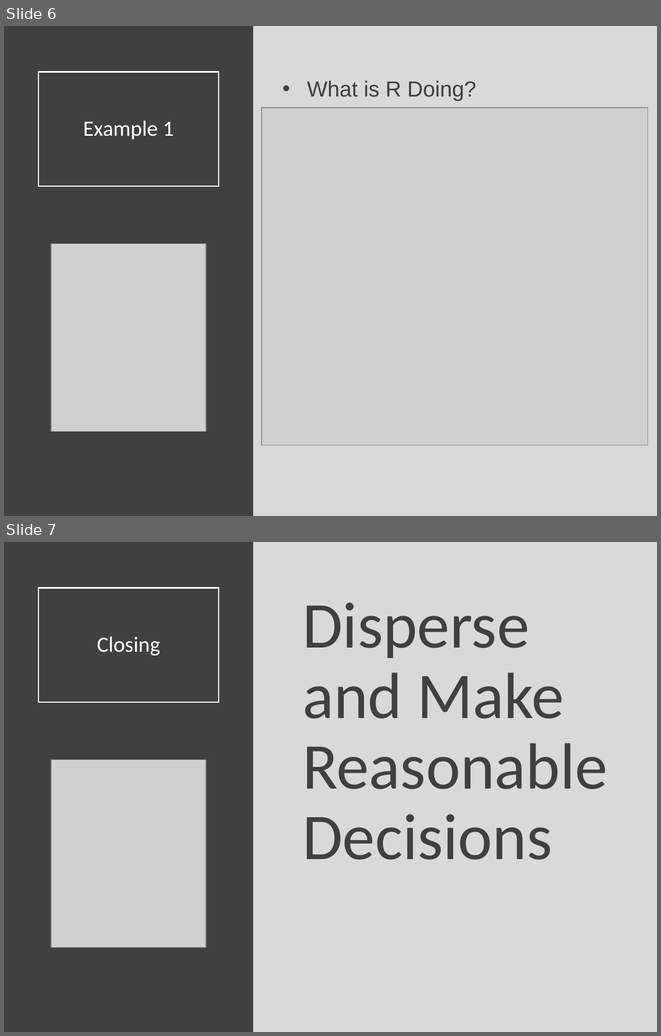
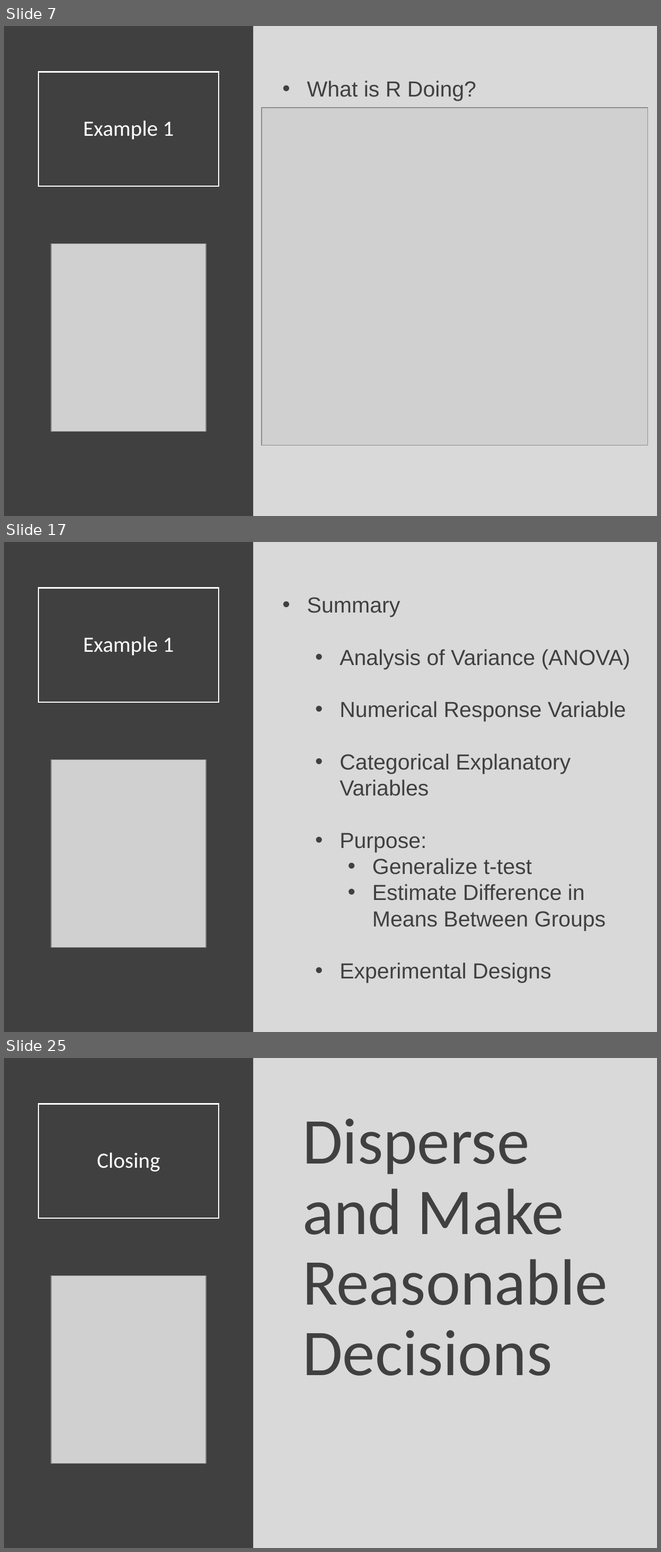
Before and after one commit to Yixf-Self/STOR320_WEBSITE, a slide deck: Lecture/Lecture 27/Lecture 27.pptx. Shown one above the other, each under a label of ours: slides 6 and 7 before the commit, slides 7, 17 and 25 after it; the slides between them are not shown. The pictures are 661x1036 and 661x1552 pixels, drawn with LibreOffice and Linux fonts; fonts in the diff are those of the drawing; grey boxes stand for pictures. Boxes give left, top, right and bottom in pixels: in the first picture for what was removed or moved away, otherwise in the second. Text is boxed around its words. In the diff, an @@ line names an element or a change of style, - is before the commit and + after.

```diff
--- a/Lecture/Lecture 27/Lecture 27.pptx
+++ b/Lecture/Lecture 27/Lecture 27.pptx
@@ slide 17 added at (4, 542, 657, 1032), background #D9D9D9 @@
@@ rectangle added at (4, 542, 254, 1032), fill #404040 @@
@@ title added at (38, 588, 219, 702), outline #FFFFFF 1.5 pt, 24 pt, text #FFFFFF @@
+Example 1
@@ text added at (307, 597, 630, 983), 24 pt, text #404040 @@
+• Summary
+  • Analysis of Variance (ANOVA)
+  • Numerical Response Variable
+  • Categorical Explanatory Variables
+  • Purpose:
+    • Generalize t-test
+    • Estimate Difference in Means Between Groups
+  • Experimental Designs
@@ picture added at (51, 759, 206, 947) @@
@@ what was slide 6 is now slide 7 @@
@@ what was slide 7 is now slide 25 @@
```
Also in this commit, not shown: 1 slide changed, 17 other slides added, 5 other files.
